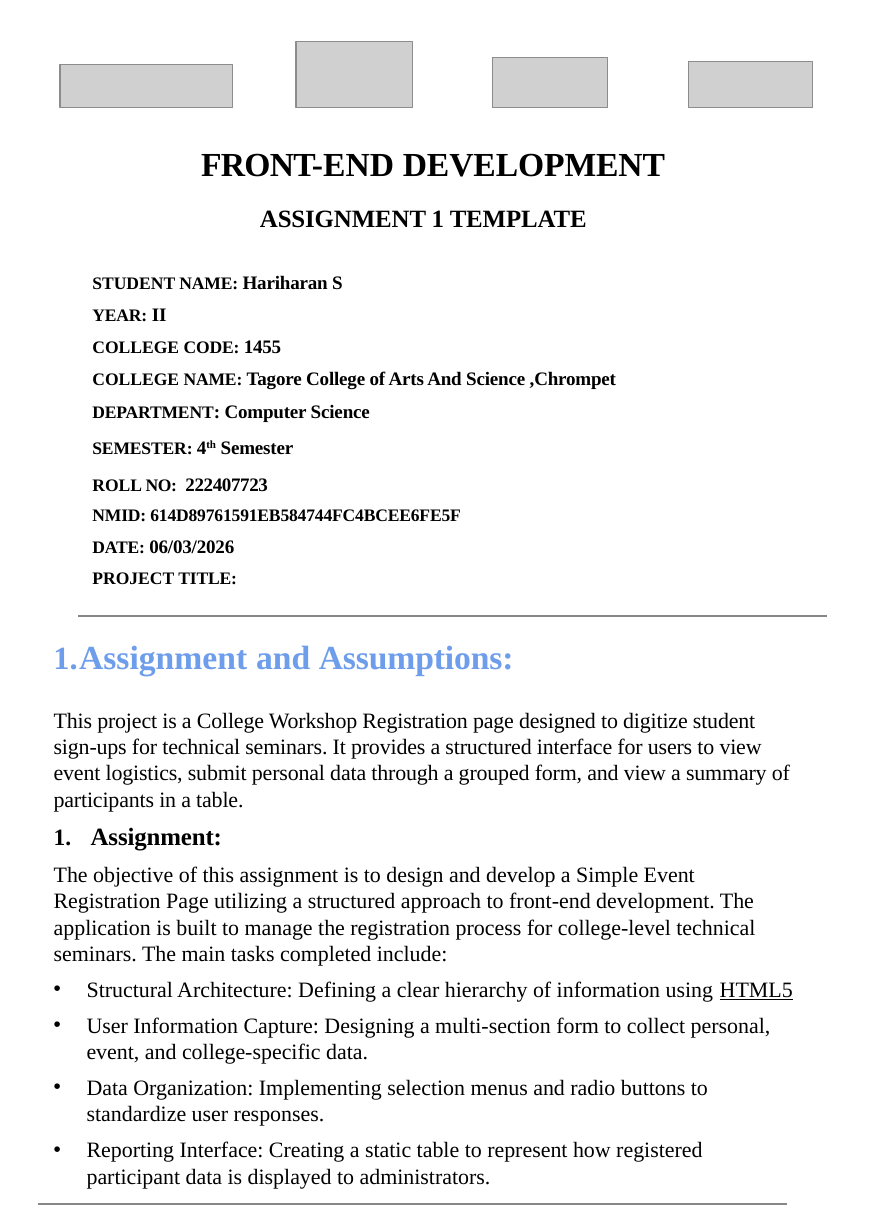
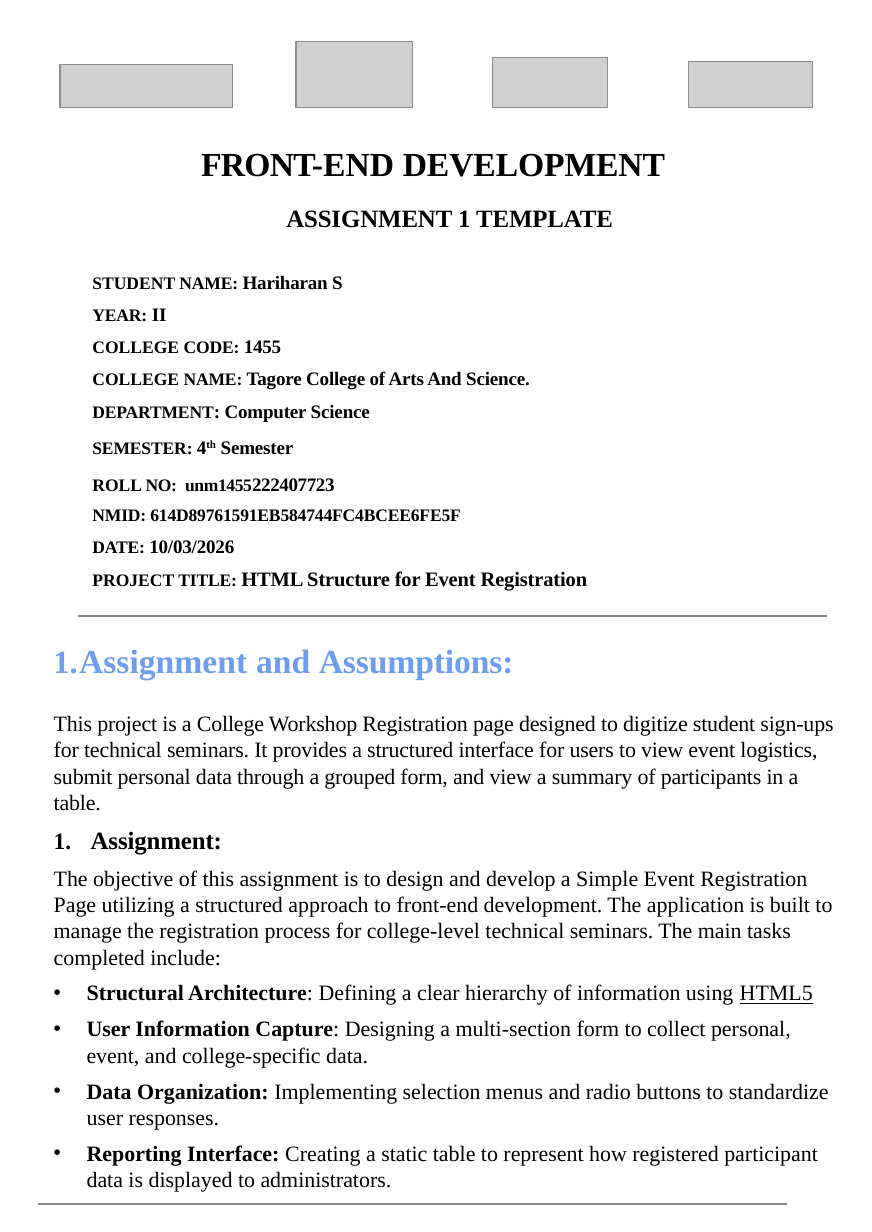
Before and after one commit to mr-heain/event-registration, a slide deck: slide 1 of ppt/FE Assignment-1 Template.pptx. Drawn at 872x1232 pixels with LibreOffice and Linux fonts; fonts in the diff are those of the drawing; grey boxes stand for pictures. Boxes give left, top, right and bottom in pixels: in the first picture for what was removed or moved away, otherwise in the second. Text is boxed around its words. In the diff, an @@ line names an element or a change of style, - is before the commit and + after.

```diff
--- a/ppt/FE Assignment-1 Template.pptx
+++ b/ppt/FE Assignment-1 Template.pptx
@@ text at <box>92,371,530,390</box>: text changed @@
-COLLEGE NAME: Tagore College of Arts And Science ,Chrompet
+COLLEGE NAME: Tagore College of Arts And Science.
@@ text at <box>92,479,177,492</box>: text changed; size 13 to 12 pt @@
-ROLL NO: 222407723
+ROLL NO: unm1455222407723
@@ text at <box>92,540,588,591</box>: text changed; size 12 to 14 pt @@
-DATE: 06/03/2026
-PROJECT TITLE:
+DATE: 10/03/2026
+PROJECT TITLE: HTML Structure for Event Registration
@@ text at <box>87,984,829,1192</box>: bold on in "Structural Architecture:", "User Information Capture:", "Data Organization:", "Reporting Interface:" @@
```
Also in this commit, not shown: 1 other slide changed, 2 other files.
